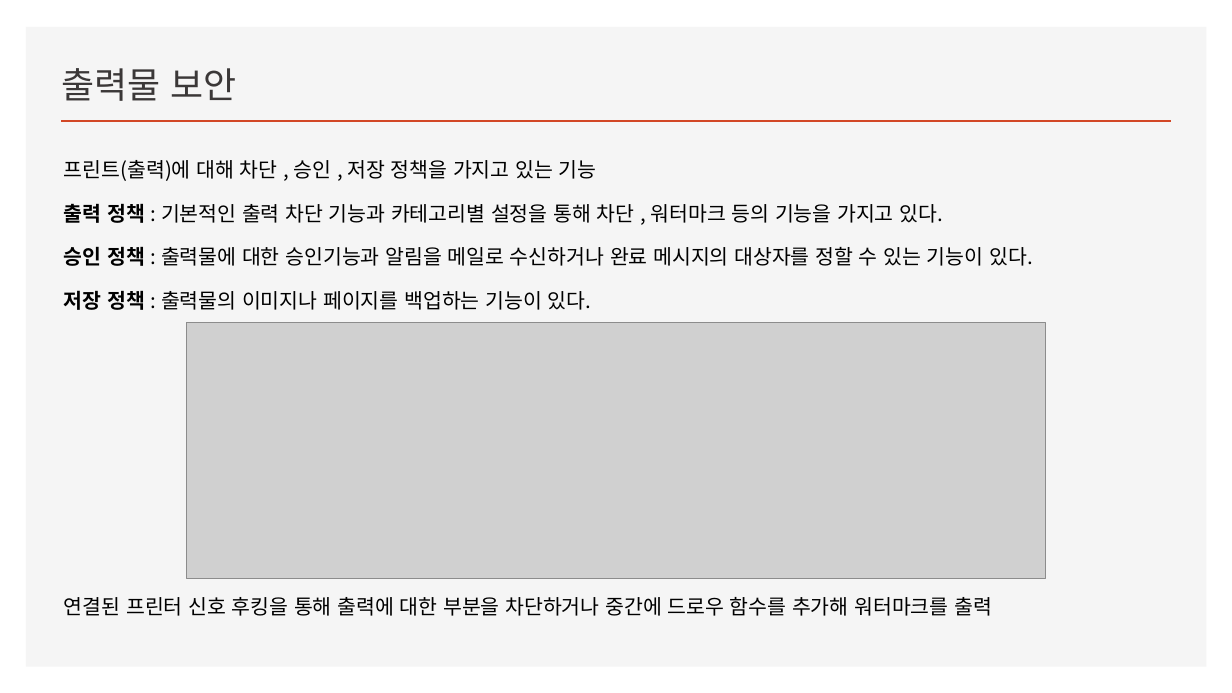
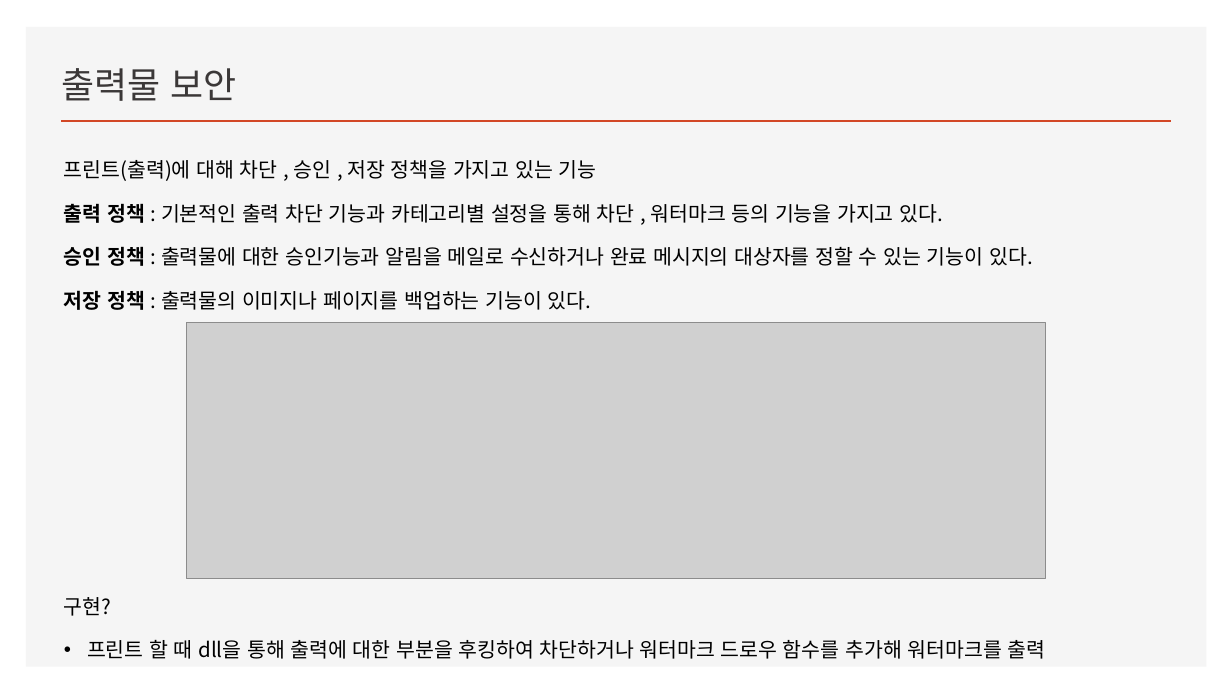
Before and after one commit to wsxc94/DLP-Study, a slide deck: slide 16 of 에이전트발표.pptx (slide 7 before the commit). Drawn at 1232x693 pixels with LibreOffice and Linux fonts; fonts in the diff are those of the drawing; grey boxes stand for pictures. Boxes give left, top, right and bottom in pixels: in the first picture for what was removed or moved away, otherwise in the second. Text is boxed around its words. In the diff, an @@ line names an element or a change of style, - is before the commit and + after.

```diff
--- a/에이전트발표.pptx
+++ b/에이전트발표.pptx
@@ text at box(64, 597, 1046, 659): text changed @@
-연결된 프린터 신호 후킹을 통해 출력에 대한 부분을 차단하거나 중간에 드로우 함수를 추가해 워터마크를 출력
+구현?
+• 프린트 할 때 dll을 통해 출력에 대한 부분을 후킹하여 차단하거나 워터마크 드로우 함수를 추가해 워터마크를 출력
```
Also in this commit, not shown: 1 other slide changed, 4 slides added, 5 other files.
